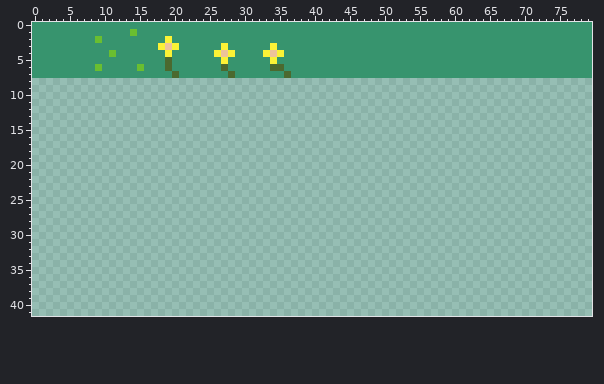
Edited in one commit: sprite sheet (src/assets/tilesets/testset1.png). Above is the file before it was changed.
The file is 80x80 pixels. Shown: x 0..79, y 0..41.
The same view after the edit:
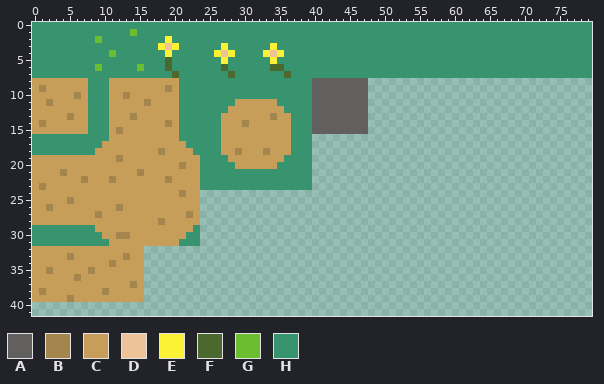
Palette (. is transparent): A #61605e  B #a5854e  C #c69e5a  D #eec39a  E #fbf236  F #4b692f  G #6abe30  H #37946e
Change:
y 8: x 0..47 ................................................ -> CCCCCCCCHHHCCCCCCCCCCHHHHHHHHHHHHHHHHHHHAAAAAAAA
y 9: x 0..47 ................................................ -> CBCCCCCCHHHCCCCCCCCBCHHHHHHHHHHHHHHHHHHHAAAAAAAA
y 10: x 0..47 ................................................ -> CCCCCCBCHHHCCBCCCCCCCHHHHHHHHHHHHHHHHHHHAAAAAAAA
y 11: x 0..47 ................................................ -> CCBCCCCCHHHCCCCCBCCCCHHHHHHHHCCCCCCHHHHHAAAAAAAA
y 12: x 0..47 ................................................ -> CCCCCCCCHHHCCCCCCCCCCHHHHHHHCCCCCCCCHHHHAAAAAAAA
y 13: x 0..47 ................................................ -> CCCCCBCCHHHCCCBCCCCCCHHHHHHCCCCCCCBCCHHHAAAAAAAA
y 14: x 0..47 ................................................ -> CBCCCCCCHHHCCCCCCCCBCHHHHHHCCCBCCCCCCHHHAAAAAAAA
y 15: x 0..47 ................................................ -> CCCCCCCCHHHCBCCCCCCCCHHHHHHCCCCCCCCCCHHHAAAAAAAA
y 16: x 0..39 ........................................ -> HHHHHHHHHHHCCCCCCCCCCHHHHHHCCCCCCCCCCHHH
y 17: x 0..39 ........................................ -> HHHHHHHHHHCCCCCCCCCCCCHHHHHCCCCCCCCCCHHH
y 18: x 0..39 ........................................ -> HHHHHHHHHCCCCCCCCCBCCCCHHHHCCBCCCBCCCHHH
y 19: x 0..39 ........................................ -> CCCCCCCCCCCCBCCCCCCCCCCCHHHHCCCCCCCCHHHH
y 20: x 0..39 ........................................ -> CCCCCCCCCCCCCCCCCCCCCBCCHHHHHCCCCCCHHHHH
y 21: x 0..39 ........................................ -> CCCCBCCCCCCCCCCBCCCCCCCCHHHHHHHHHHHHHHHH
y 22: x 0..39 ........................................ -> CCCCCCCBCCCBCCCCCCCBCCCCHHHHHHHHHHHHHHHH
y 23: x 0..39 ........................................ -> CBCCCCCCCCCCCCCCCCCCCCCCHHHHHHHHHHHHHHHH
y 24: x 0..23 ........................ -> CCCCCCCCCCCCCCCCCCCCCBCC
y 25: x 0..23 ........................ -> CCCCCBCCCCCCCCCCCCCCCCCC
y 26: x 0..23 ........................ -> CCBCCCCCCCCCBCCCCCCCCCCC
y 27: x 0..23 ........................ -> CCCCCCCCCBCCCCCCCCCCCCBC
y 28: x 0..23 ........................ -> CCCCCCCCCCCCCCCCCCBCCCCC
y 29: x 0..23 ........................ -> HHHHHHHHHCCCCCCCCCCCCCCH
y 30: x 0..23 ........................ -> HHHHHHHHHHCCBBCCCCCCCCHH
y 31: x 0..23 ........................ -> HHHHHHHHHHHCCCCCCCCCCHHH
y 32: x 0..15 ................ -> CCCCCCCCCCCCCCCC
y 33: x 0..15 ................ -> CCCCCBCCCCCCCBCC
y 34: x 0..15 ................ -> CCCCCCCCCCCBCCCC
y 35: x 0..15 ................ -> CCBCCCCCBCCCCCCC
y 36: x 0..15 ................ -> CCCCCCBCCCCCCCCC
y 37: x 0..15 ................ -> CCCCCCCCCCCCCCBC
y 38: x 0..15 ................ -> CBCCCCCCCCBCCCCC
y 39: x 0..15 ................ -> CCCCCBCCCCCCCCCC
Where, in picture pixels (left, top, right, bottom), the same in both pictures:
added: (32, 78, 368, 302)
